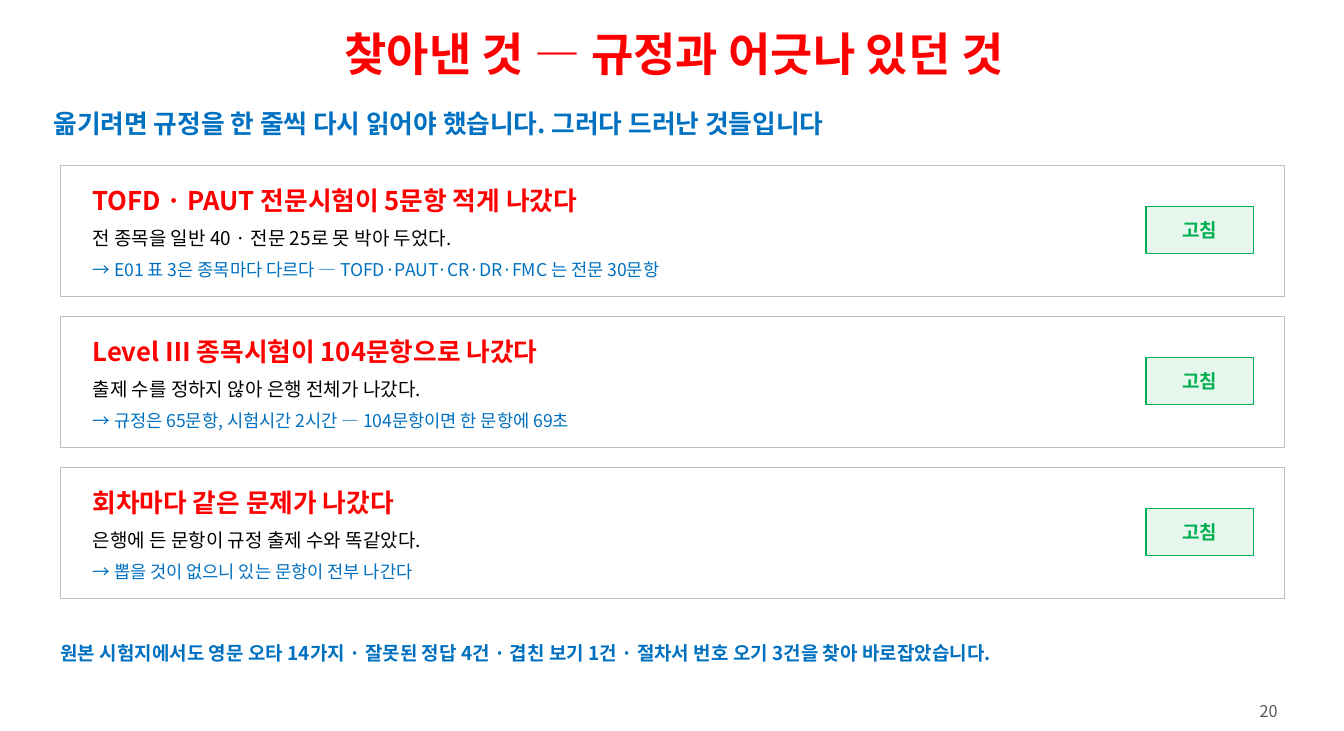
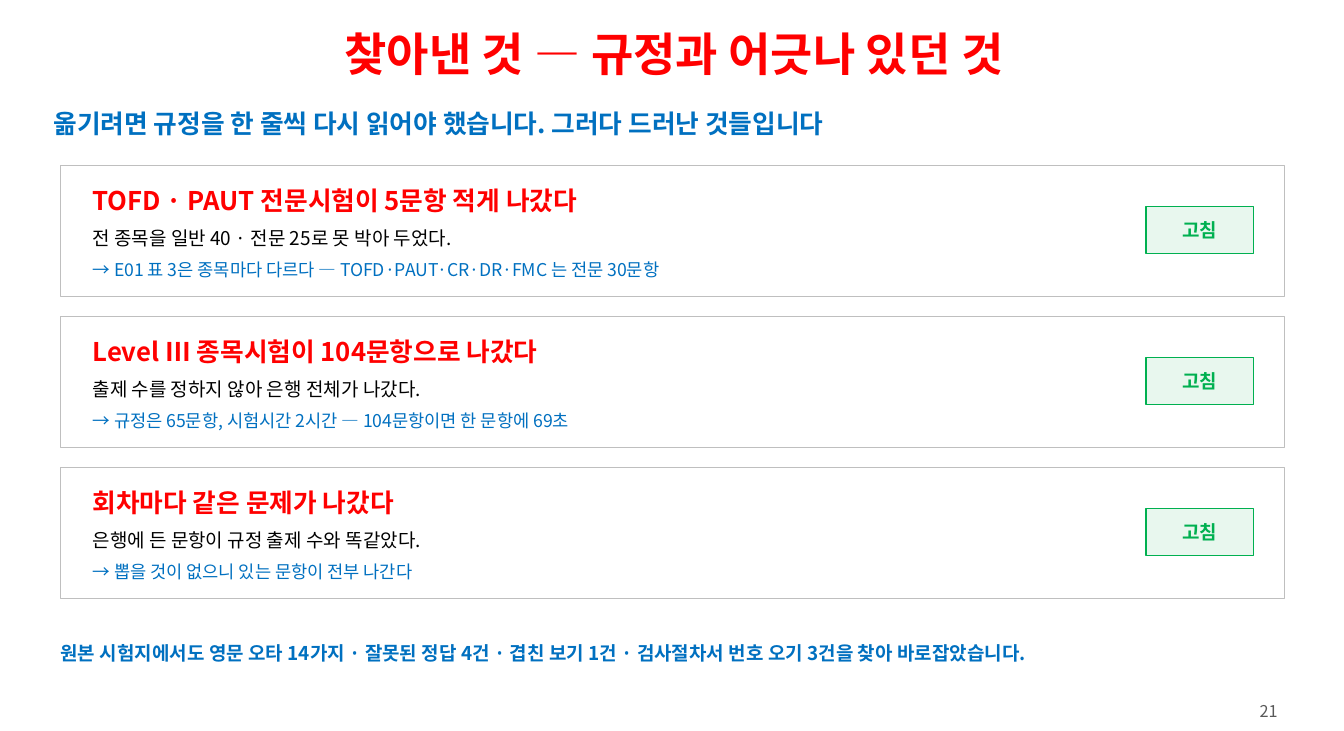
Before and after one commit to ys1277-sys/HIENDT-CBT, a slide deck: slide 21 of docs/발표자료-CBT-2026-08.pptx (slide 20 before the commit). Drawn at 1344x731 pixels with LibreOffice and Linux fonts; fonts in the diff are those of the drawing. Boxes give left, top, right and bottom in pixels: in the first picture for what was removed or moved away, otherwise in the second. Text is boxed around its words. In the diff, an @@ line names an element or a change of style, - is before the commit and + after.

```diff
--- a/docs/발표자료-CBT-2026-08.pptx
+++ b/docs/발표자료-CBT-2026-08.pptx
@@ text at (60,644,1026,662): text changed @@
-원본 시험지에서도 영문 오타 14가지 · 잘못된 정답 4건 · 겹친 보기 1건 · 절차서 번호 오기 3건을 찾아 바로잡았습니다.
+원본 시험지에서도 영문 오타 14가지 · 잘못된 정답 4건 · 겹친 보기 1건 · 검사절차서 번호 오기 3건을 찾아 바로잡았습니다.
@@ text at (1260,705,1278,717): text changed @@
-20
+21
```
Also in this commit, not shown: 19 other slides changed, 2 slides added, 1 other file.
